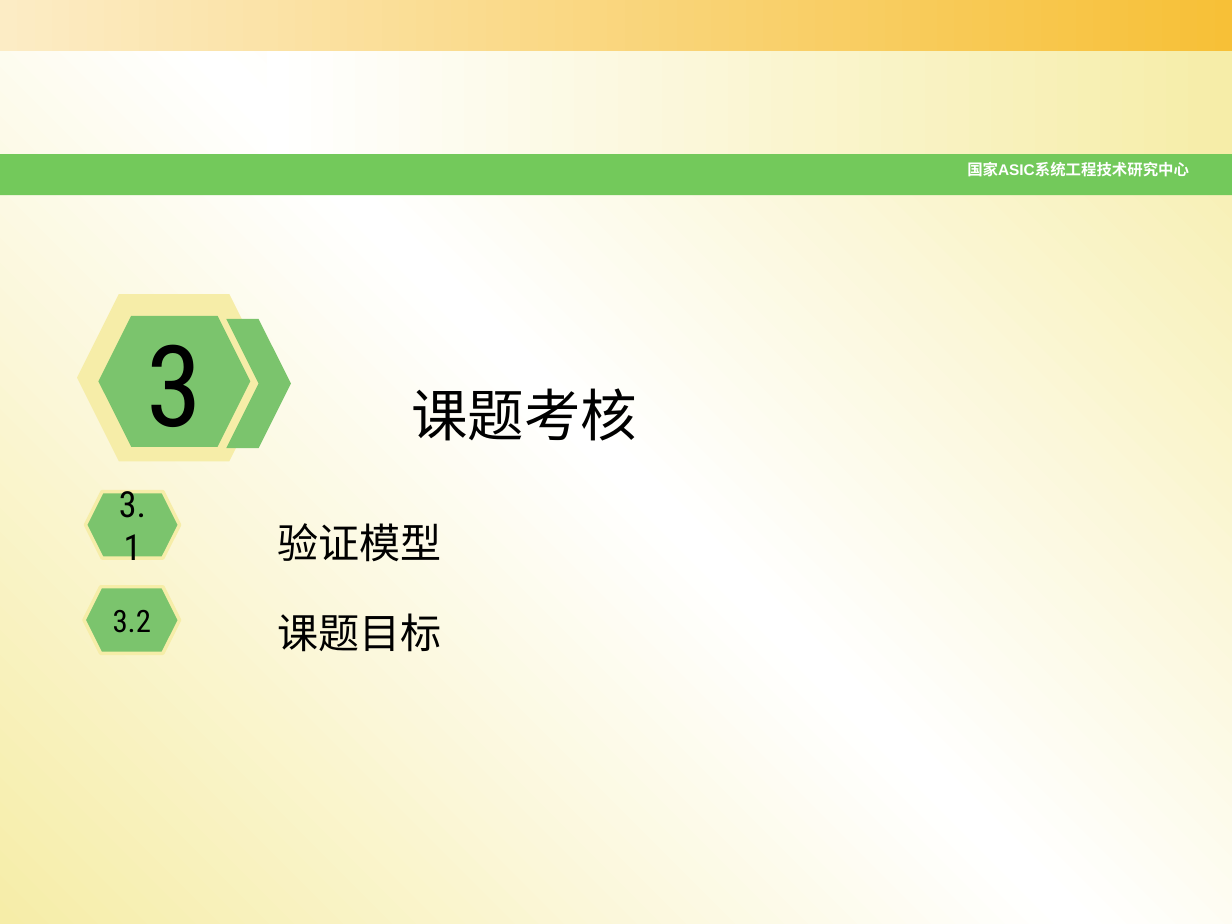
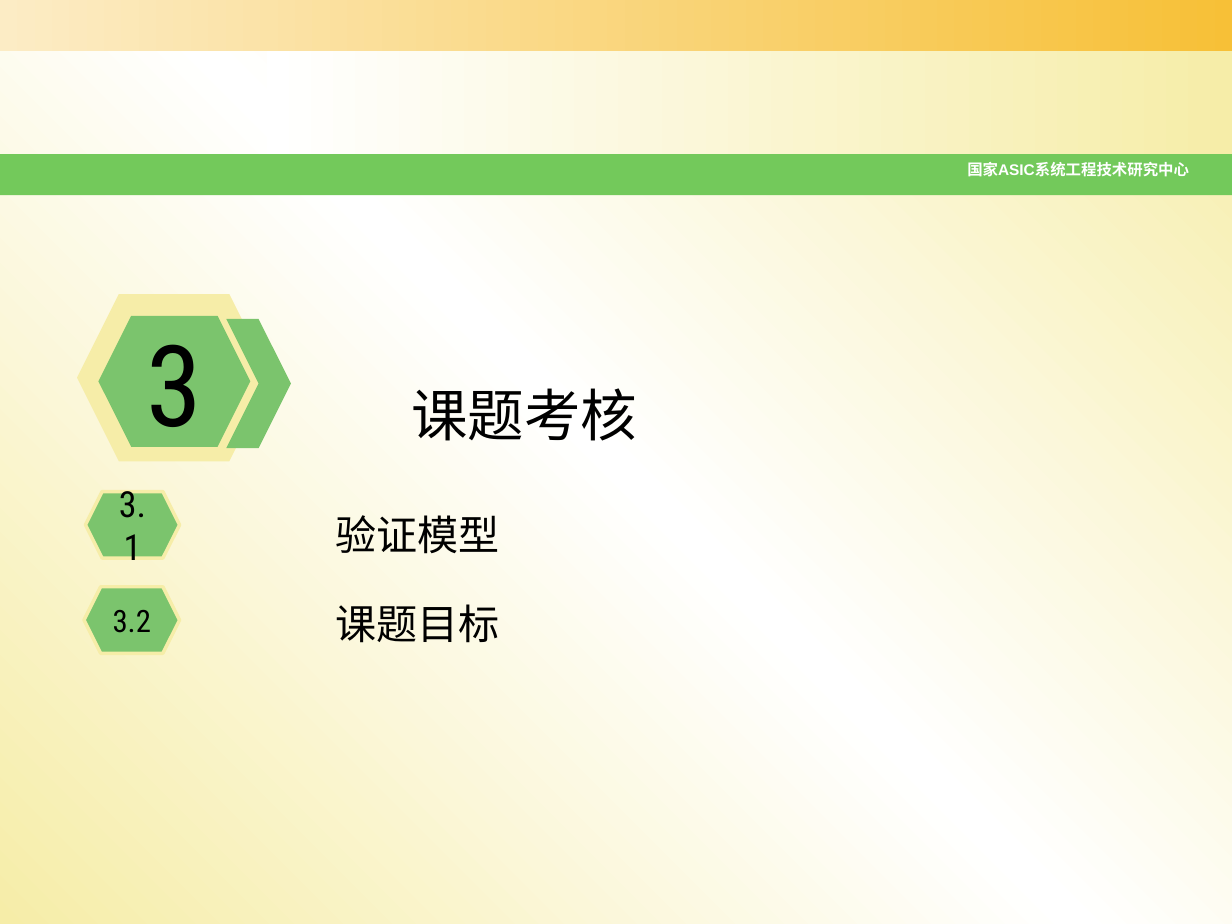
Before and after one commit to zdyzhan/bishe, a slide deck: slide 18 of 开题报告_131199李小泉10_28.pptx. Drawn at 1232x924 pixels with LibreOffice and Linux fonts; fonts in the diff are those of the drawing; background and template pictures are left out. Boxes give left, top, right and bottom in pixels: in the first picture for what was removed or moved away, otherwise in the second. Text is boxed around its words. In the diff, an @@ line names an element or a change of style, - is before the commit and + after.

```diff
--- a/开题报告_131199李小泉10_28.pptx
+++ b/开题报告_131199李小泉10_28.pptx
@@ text "验证模型": place and size @@
-text "验证模型" at [277,523,441,652]
+text "验证模型" at [336,515,500,643]
```
Also in this commit, not shown: 12 other slides changed, 2 slides added, 13 other files.
